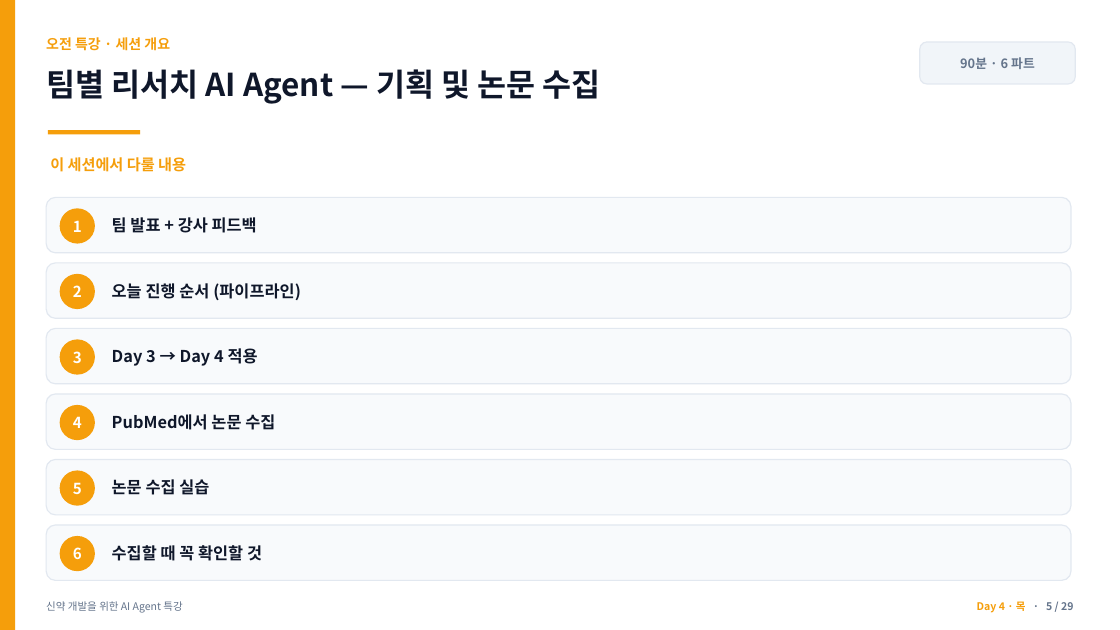
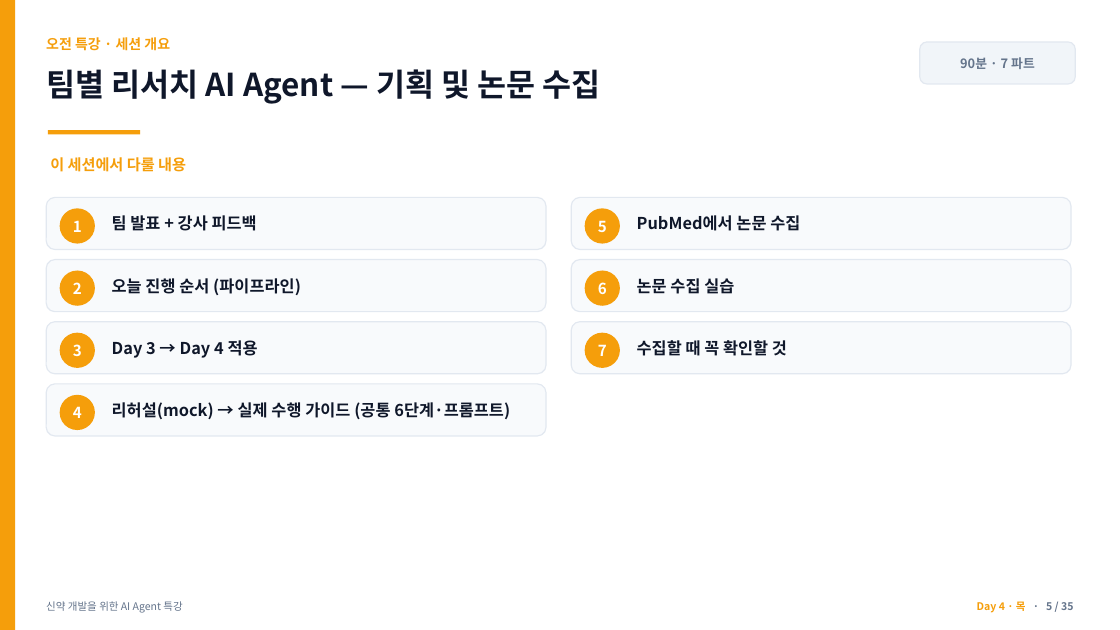
Before and after one commit to jyshin-22/wku-ai-agent-program, a slide deck: slide 5 of slides/day4.pptx. Drawn at 1120x630 pixels with LibreOffice and Linux fonts; fonts in the diff are those of the drawing. Boxes give left, top, right and bottom in pixels: in the first picture for what was removed or moved away, otherwise in the second. Text is boxed around its words. In the diff, an @@ line names an element or a change of style, - is before the commit and + after.

Commit message:
Day 4: add 리허설(mock)→실제 수행 guide (공통 6단계·리허설/실제 프롬프트·확인 포인트)

```diff
--- a/slides/day4.pptx
+++ b/slides/day4.pptx
@@ text at (x1=960, y1=57, x2=1035, y2=69): text changed @@
-90분 · 6 파트
+90분 · 7 파트
@@ rounded rectangle resized from (x1=46, y1=197, x2=1071, y2=253) to (x1=46, y1=197, x2=546, y2=250) @@
@@ rounded rectangle resized from (x1=46, y1=460, x2=1071, y2=515) to (x1=571, y1=197, x2=1071, y2=250) @@
@@ text at (x1=637, y1=215, x2=800, y2=231): text changed @@
-논문 수집 실습
+PubMed에서 논문 수집
@@ rounded rectangle resized from (x1=46, y1=263, x2=1071, y2=318) to (x1=46, y1=260, x2=546, y2=312) @@
@@ text "오늘 진행 순서 (파이프라인)" moved from (x1=112, y1=283, x2=301, y2=300) to (x1=112, y1=278, x2=301, y2=295) @@
@@ rounded rectangle resized from (x1=46, y1=525, x2=1071, y2=581) to (x1=571, y1=260, x2=1071, y2=312) @@
@@ 2 texts, 2 ellipses moved together from (x1=60, y1=471, x2=95, y2=571) to (x1=585, y1=208, x2=620, y2=306) @@
@@ text at (x1=637, y1=278, x2=734, y2=294): text changed @@
-PubMed에서 논문 수집
+논문 수집 실습
@@ rounded rectangle resized from (x1=46, y1=329, x2=1071, y2=384) to (x1=46, y1=322, x2=546, y2=374) @@
@@ text "Day 3 → Day 4 ..." moved from (x1=112, y1=348, x2=258, y2=366) to (x1=112, y1=340, x2=258, y2=358) @@
@@ rounded rectangle added at (x1=571, y1=322, x2=1071, y2=374), fill #F8FAFC, outline #E2E8F0 1 pt @@
@@ text "수집할 때 꼭 확인할 것" moved from (x1=112, y1=545, x2=262, y2=561) to (x1=637, y1=340, x2=787, y2=356) @@
@@ text "3" moved from (x1=73, y1=351, x2=82, y2=363) to (x1=73, y1=344, x2=82, y2=356) @@
@@ ellipse moved from (x1=60, y1=339, x2=95, y2=375) to (x1=60, y1=333, x2=95, y2=368) @@
@@ ellipse added at (x1=585, y1=333, x2=620, y2=368), fill #F59E0B @@
@@ text added at (x1=598, y1=344, x2=607, y2=356), 13 pt, text #FFFFFF, bold @@
+7
@@ rounded rectangle resized from (x1=46, y1=394, x2=1071, y2=450) to (x1=46, y1=384, x2=546, y2=436) @@
@@ text "4" moved from (x1=73, y1=416, x2=82, y2=428) to (x1=73, y1=406, x2=82, y2=418) @@
@@ ellipse moved from (x1=60, y1=405, x2=95, y2=440) to (x1=60, y1=395, x2=95, y2=430) @@
@@ text added at (x1=112, y1=402, x2=510, y2=419), 14 pt, text #0F172A, bold @@
+리허설(mock) → 실제 수행 가이드 (공통 6단계·프롬프트)
```
Also in this commit, not shown: 28 other slides changed, 6 slides added, 6 other files.
